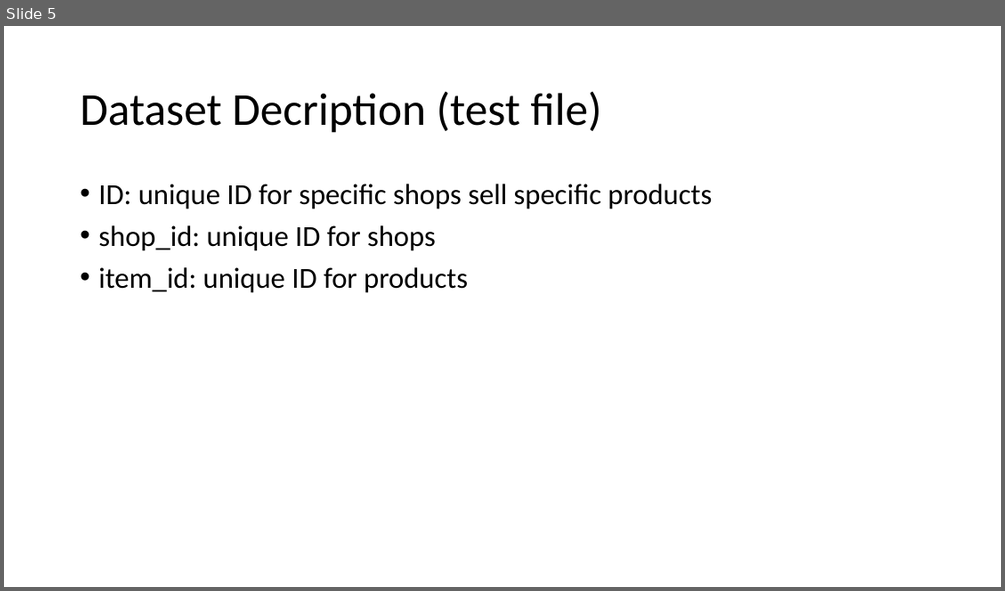
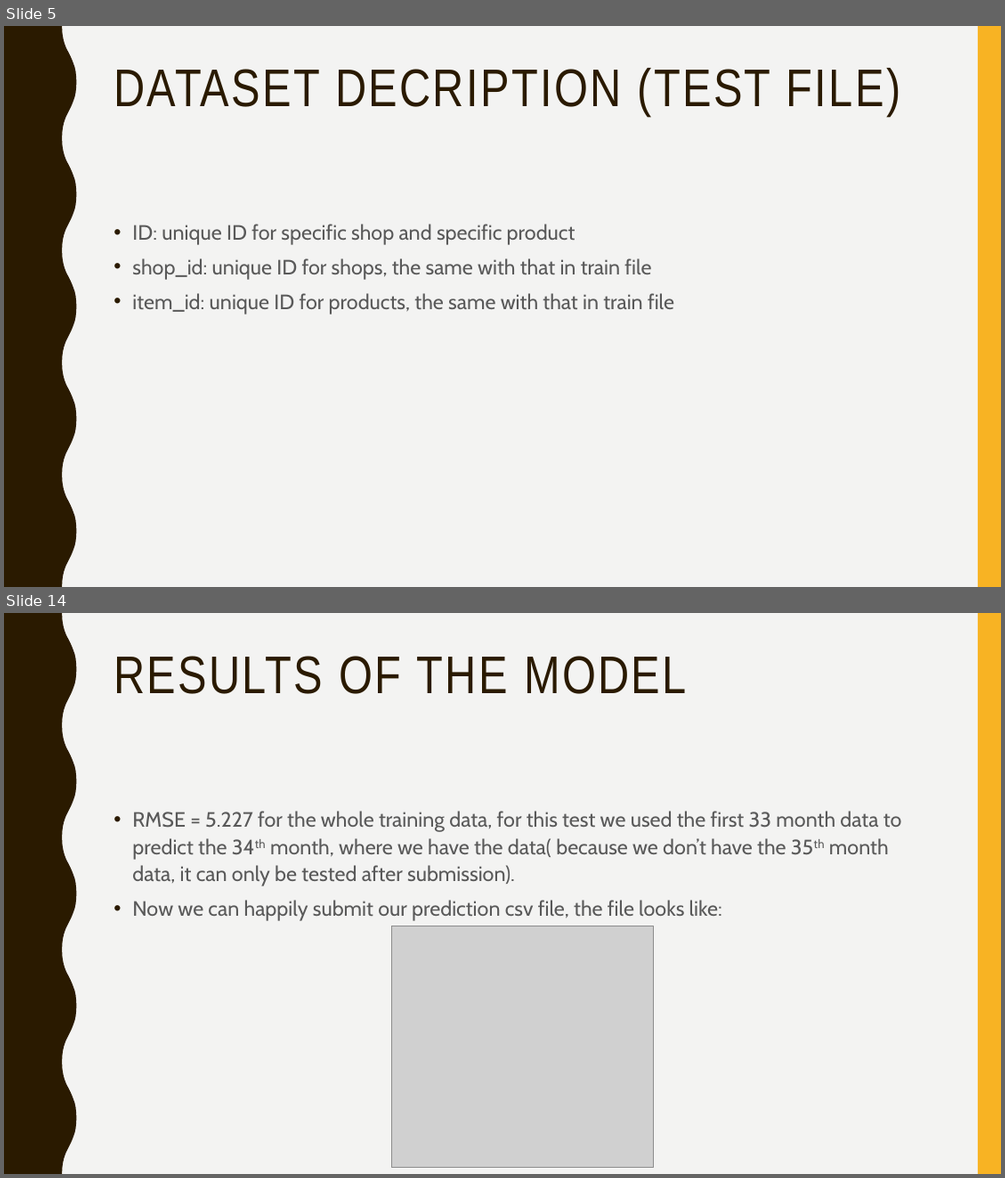
Before and after one commit to zex0023/Sale_Prediction, a slide deck: final_presentation.pptx. Shown one above the other, each under a label of ours: slide 5 before the commit, slides 5 and 14 after it; the slides between them are not shown. The pictures are 1005x591 and 1005x1178 pixels, drawn with LibreOffice and Linux fonts; fonts in the diff are those of the drawing; grey boxes stand for pictures. Boxes give left, top, right and bottom in pixels: in the first picture for what was removed or moved away, otherwise in the second. Text is boxed around its words. In the diff, an @@ line names an element or a change of style, - is before the commit and + after.

```diff
--- a/final_presentation.pptx
+++ b/final_presentation.pptx
@@ slide 14 added at (x1=4, y1=613, x2=1001, y2=1174), background #F3F3F2; not listed: 2 template elements that a slide beside it also shows @@
@@ title added at (x1=113, y1=656, x2=687, y2=694), 51 pt, text #2A1A00 @@
+RESULTS OF THE MODEL
@@ text added at (x1=132, y1=811, x2=902, y2=921), 20 pt, text #595959 @@
+• RMSE = 5.227 for the whole training data, for this test we used the first 33 month data to predict the 34th month, where we have the data( because we don’t have the 35th month data, it can only be tested after submission).
+• Now we can happily submit our prediction csv file, the file looks like:
@@ picture added at (x1=391, y1=926, x2=654, y2=1167) @@
@@ slide 5 changed as well @@
@@ background #FFFFFF to #F3F3F2 @@
@@ freeform shape added at (x1=4, y1=26, x2=77, y2=587), fill #2A1A00 @@
@@ rectangle added at (x1=978, y1=26, x2=1001, y2=587), fill #F8B323 @@
@@ title "DATASET DECRIPTION (TEST FILE)" at (x1=113, y1=68, x2=900, y2=116): vertical alignment middle to top @@
@@ title at (x1=113, y1=68, x2=900, y2=116): text changed; size 44 to 51 pt; font Calibri to Arial Narrow; text colour #000000 to #2A1A00 @@
-Dataset Decription (test file)
+DATASET DECRIPTION (TEST FILE)
@@ text at (x1=132, y1=224, x2=674, y2=314): text changed; size 28 to 20 pt; font Calibri to Cabin; text colour #000000 to #595959 @@
-• ID: unique ID for specific shops sell specific products
-• shop_id: unique ID for shops
-• item_id: unique ID for products
+• ID: unique ID for specific shop and specific product
+• shop_id: unique ID for shops, the same with that in train file
+• item_id: unique ID for products, the same with that in train file
```
Also in this commit, not shown: 5 other slides changed, 8 other slides added, 5 slides removed, 3 other files.
